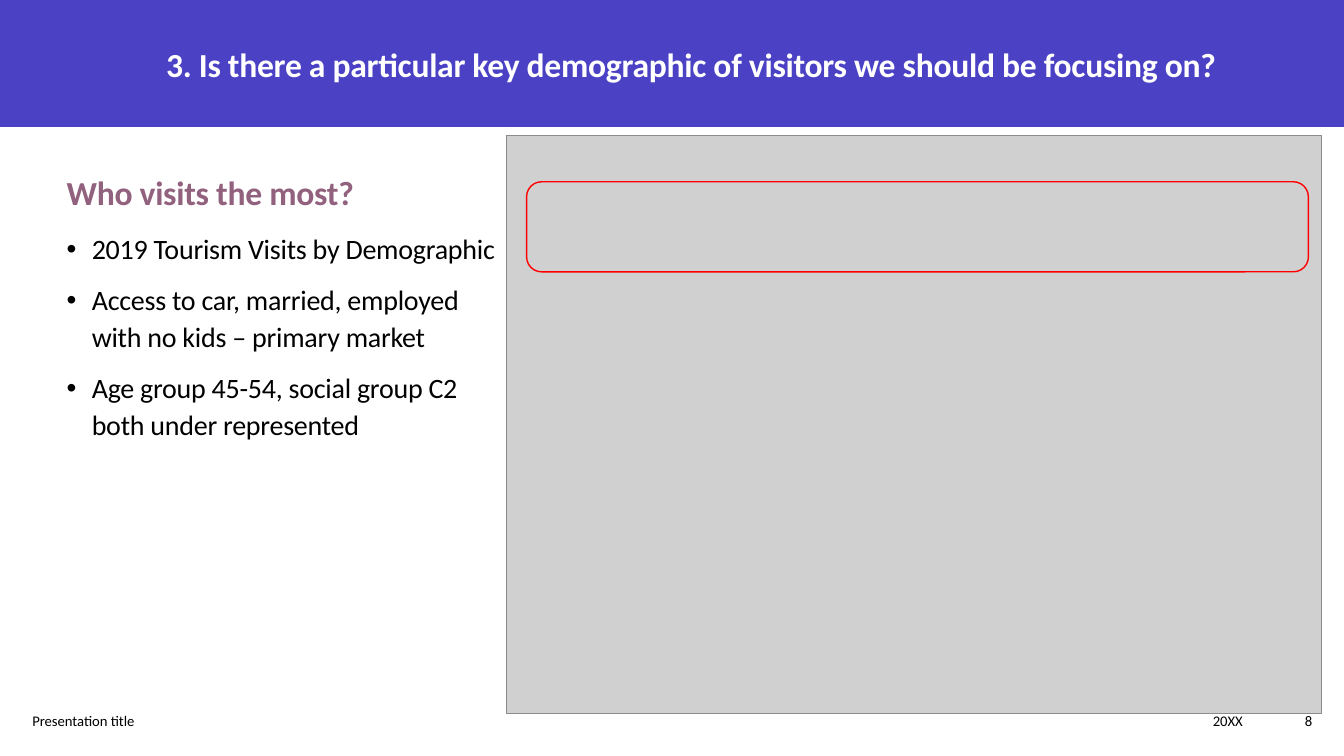
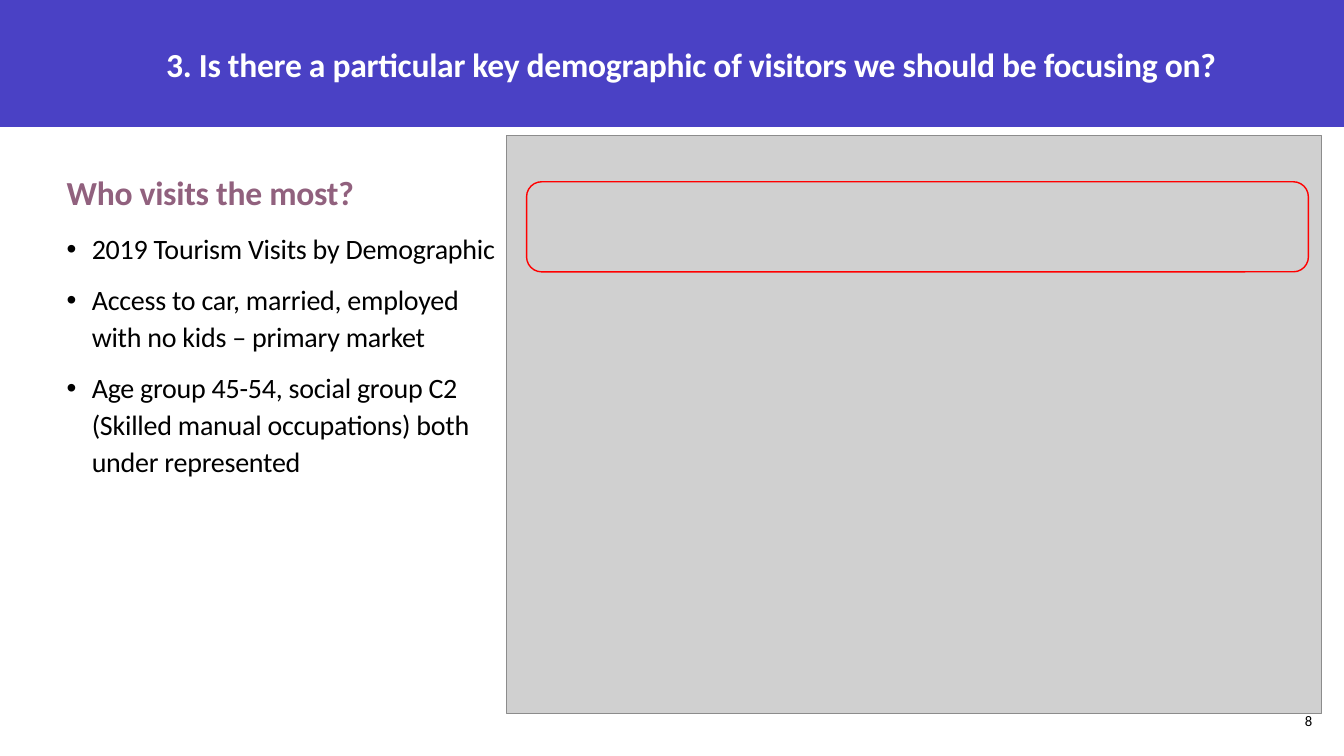
Before and after one commit to neilplenderleith/final_project_visit_scotland, a slide deck: slide 8 of Presentation/final_project_presentation.pptx. Drawn at 1344x756 pixels with LibreOffice and Linux fonts; fonts in the diff are those of the drawing; grey boxes stand for pictures. Boxes give left, top, right and bottom in pixels: in the first picture for what was removed or moved away, otherwise in the second. Text is boxed around its words. In the diff, an @@ line names an element or a change of style, - is before the commit and + after.

```diff
--- a/Presentation/final_project_presentation.pptx
+++ b/Presentation/final_project_presentation.pptx
@@ text at <box>92,378,469,477</box>: text changed @@
-• Age group 45-54, social group C2 both under represented
+• Age group 45-54, social group C2 (Skilled manual occupations) both under represented
@@ text removed at <box>32,715,135,726</box> @@
-Presentation title
@@ text removed at <box>1213,716,1243,726</box> @@
-20XX
```
Also in this commit, not shown: 18 other slides changed, 1 slide removed, 2 other files.
